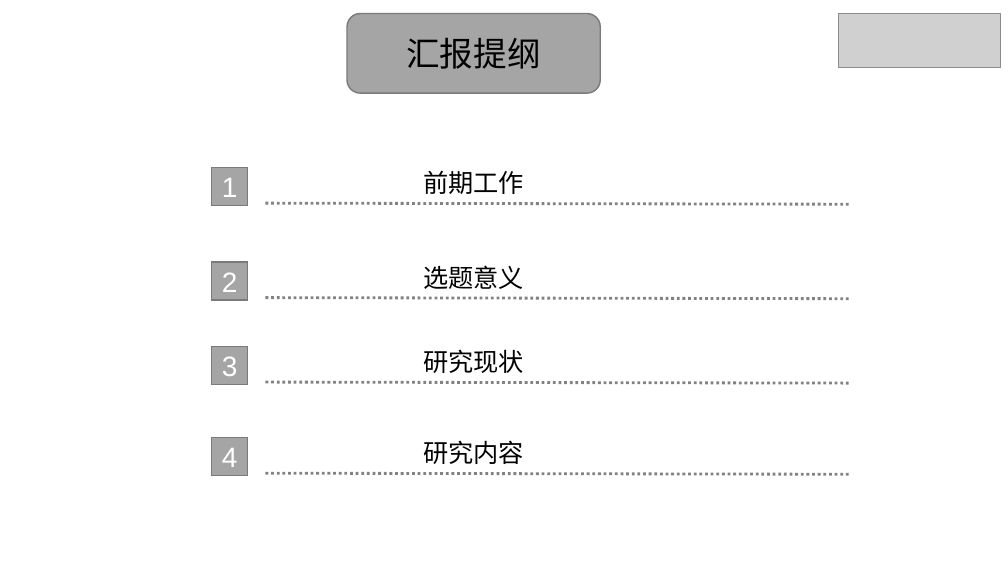
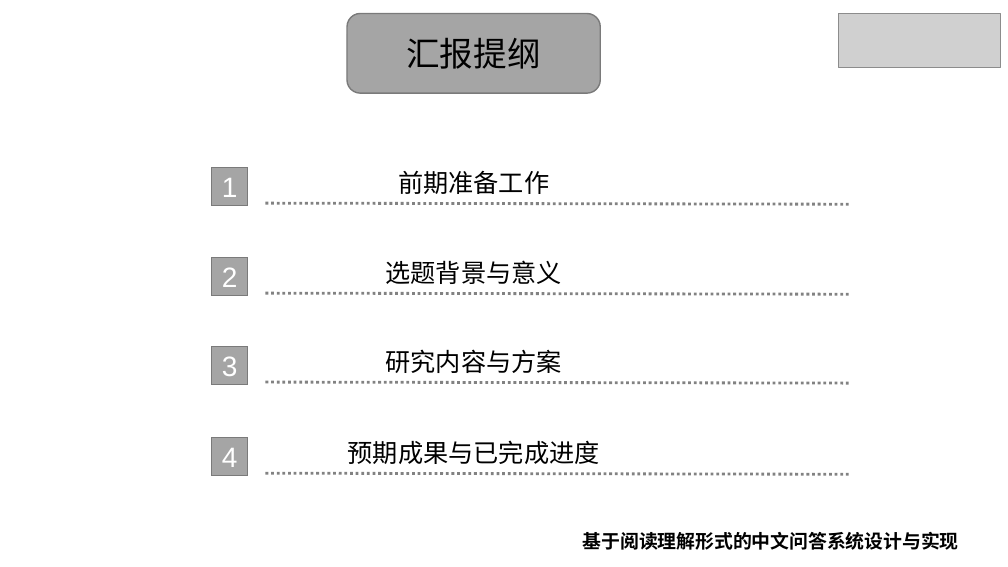
Before and after one commit to xhsun1997/ChineseMRC, a slide deck: slide 2 of 孙相会.pptx. Drawn at 1008x567 pixels with LibreOffice and Linux fonts; fonts in the diff are those of the drawing; grey boxes stand for pictures; background and template pictures are left out. Boxes give left, top, right and bottom in pixels: in the first picture for what was removed or moved away, otherwise in the second. Text is boxed around its words. In the diff, an @@ line names an element or a change of style, - is before the commit and + after.

```diff
--- a/孙相会.pptx
+++ b/孙相会.pptx
@@ text at [398,171,549,194]: text changed @@
-前期工作
+前期准备工作
@@ rectangle "2": place and size @@
-rectangle "2" at [212,262,248,300]
+rectangle "2" at [212,258,248,296]
@@ text at [385,260,561,284]: text changed @@
-选题意义
+选题背景与意义
@@ line moved from (265, 297) - (851, 298) to (265, 293) - (851, 294) @@
@@ text at [385,349,561,373]: text changed @@
-研究现状
+研究内容与方案
@@ text at [348,440,600,464]: text changed @@
-研究内容
+预期成果与已完成进度
@@ text added at [583,532,959,550], 13.5 pt, text #000000, bold @@
+基于阅读理解形式的中文问答系统设计与实现
```
Also in this commit, not shown: 5 other slides changed, 10 slides added, 6 slides removed, 5 other files.
